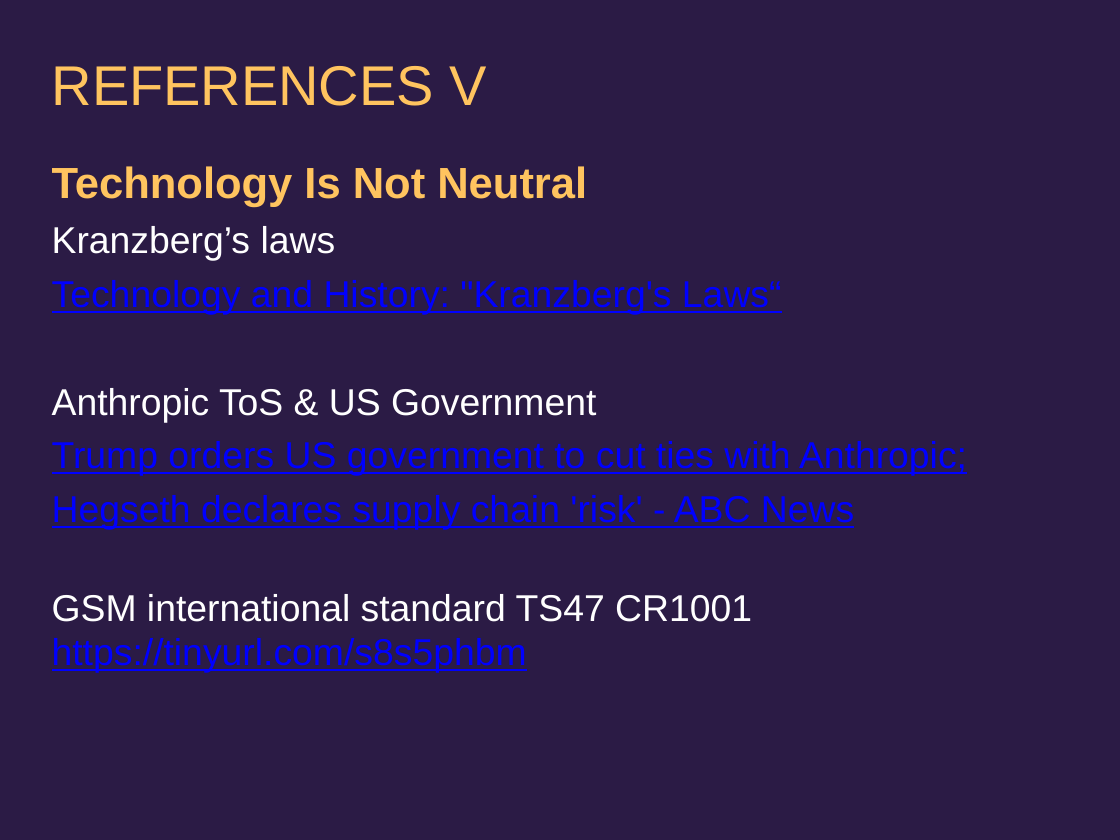
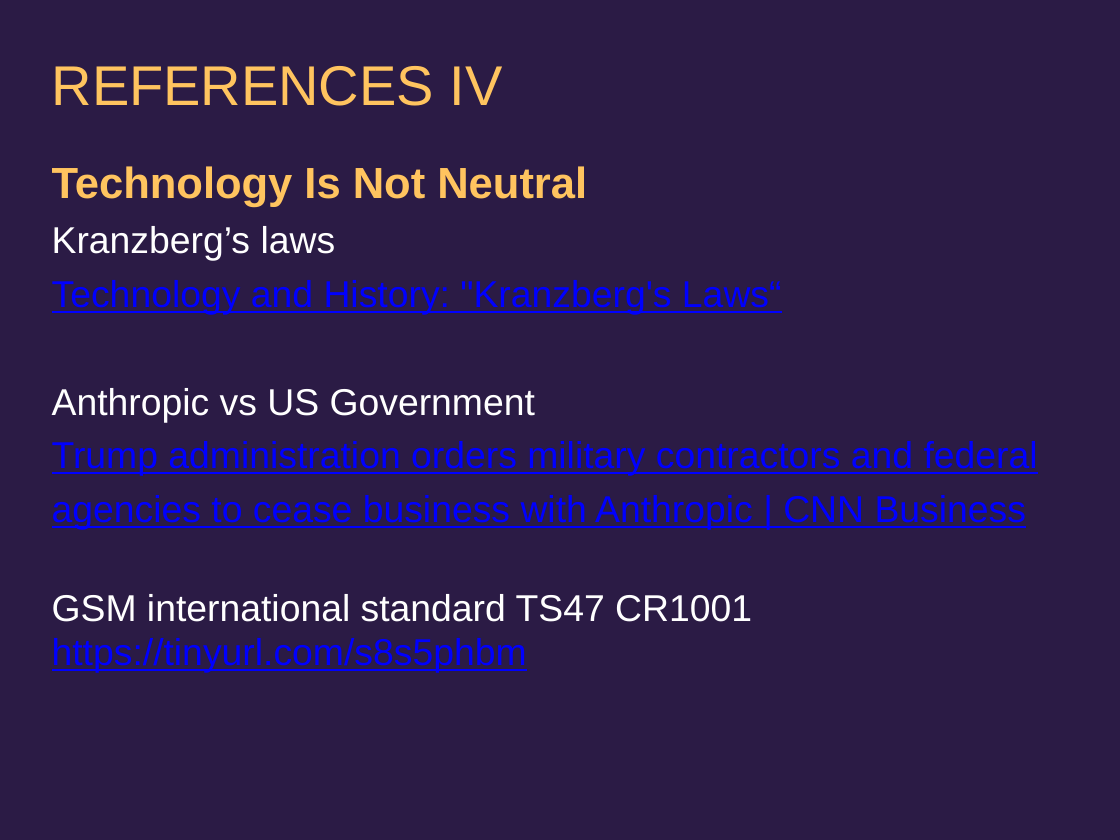
Before and after one commit to uob-COMSM0152/uob-COMSM0152, a slide deck: slide 32 of CDT privacy 2026.pptx (slide 33 before the commit). Drawn at 1120x840 pixels with LibreOffice and Linux fonts; fonts in the diff are those of the drawing. Boxes give left, top, right and bottom in pixels: in the first picture for what was removed or moved away, otherwise in the second. Text is boxed around its words. In the diff, an @@ line names an element or a change of style, - is before the commit and + after.

```diff
--- a/CDT privacy 2026.pptx
+++ b/CDT privacy 2026.pptx
@@ title at (52,66,503,106): text changed @@
-REFERENCES V
+REFERENCES IV
@@ text at (52,388,1038,530): text changed @@
-Anthropic ToS & US Government
-Trump orders US government to cut ties with Anthropic; Hegseth declares supply chain 'risk' - ABC News
+Anthropic vs US Government
+Trump administration orders military contractors and federal agencies to cease business with Anthropic | CNN Business
```
Also in this commit, not shown: 10 other slides changed, 3 slides added, 4 slides removed.
